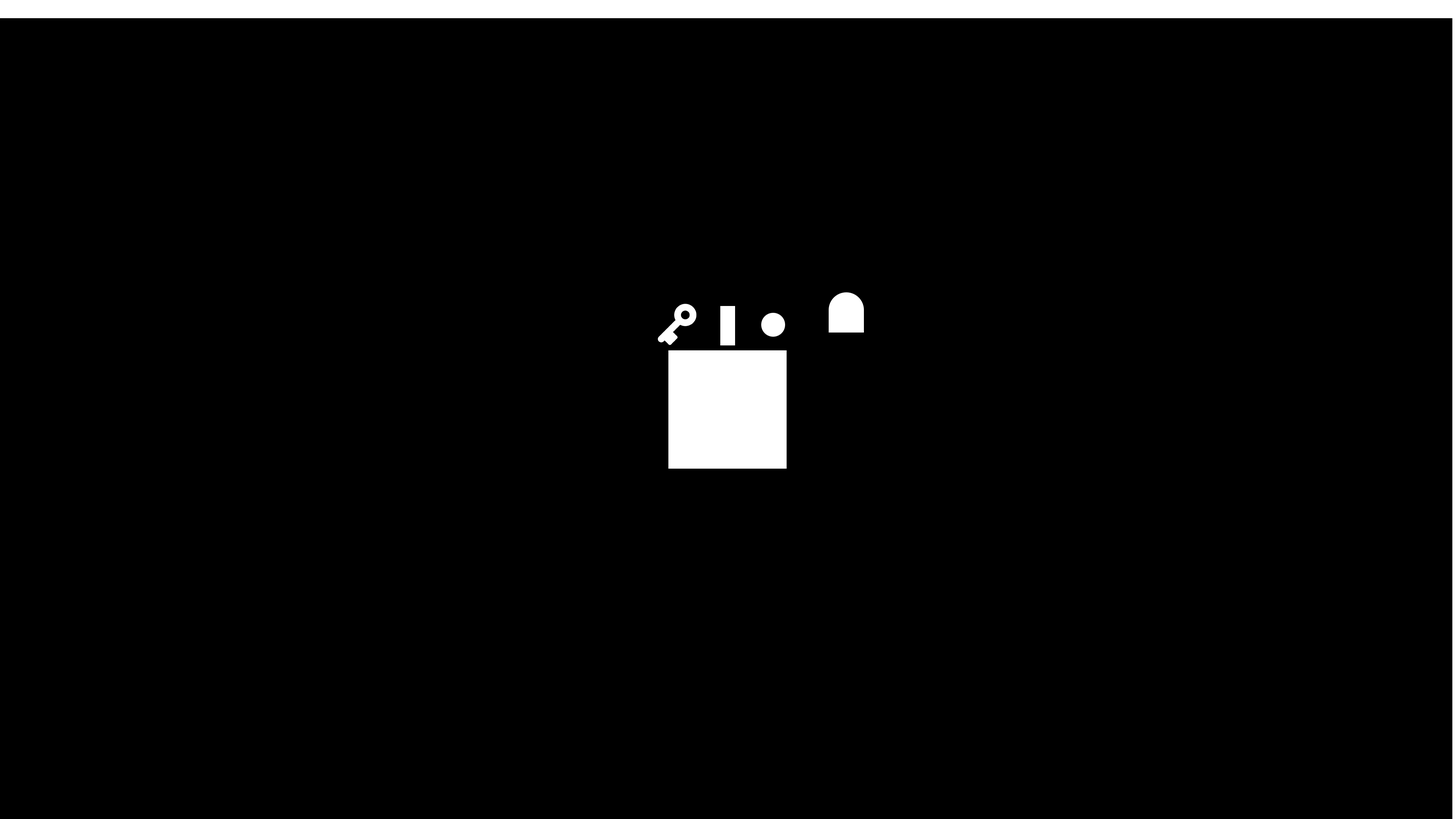
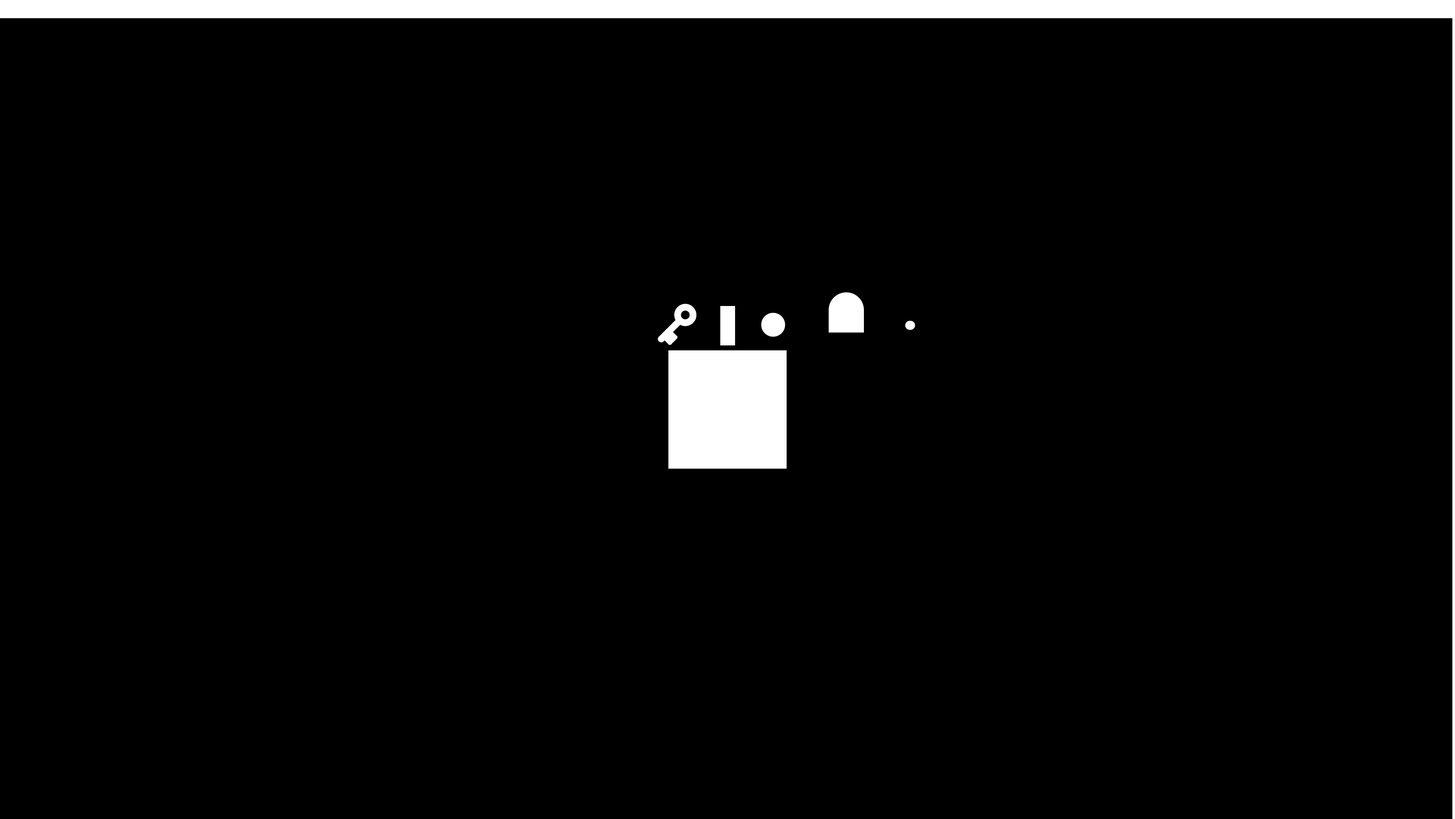
Layers edited between the first and the second 1455 x 819 image:
added layer "TestPixel" above "Enemy" over [left=905, top=320, right=916, bottom=330]
